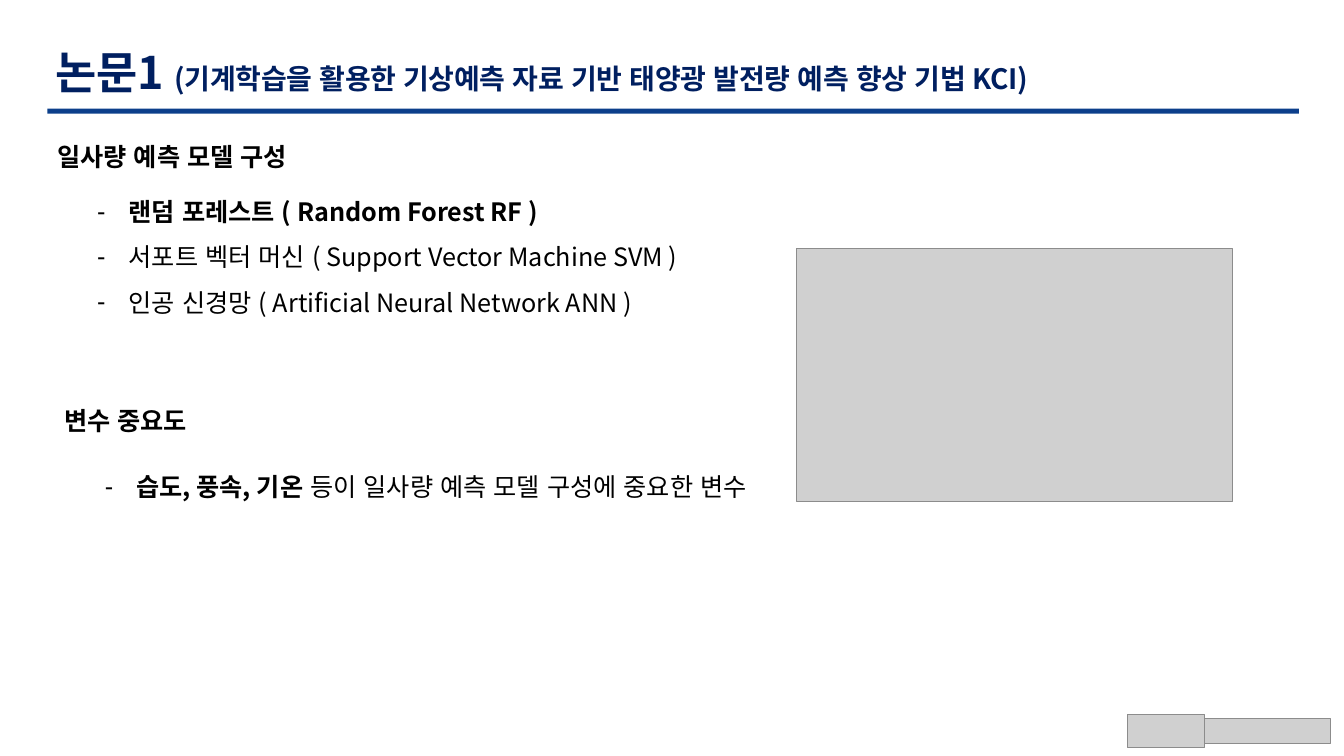
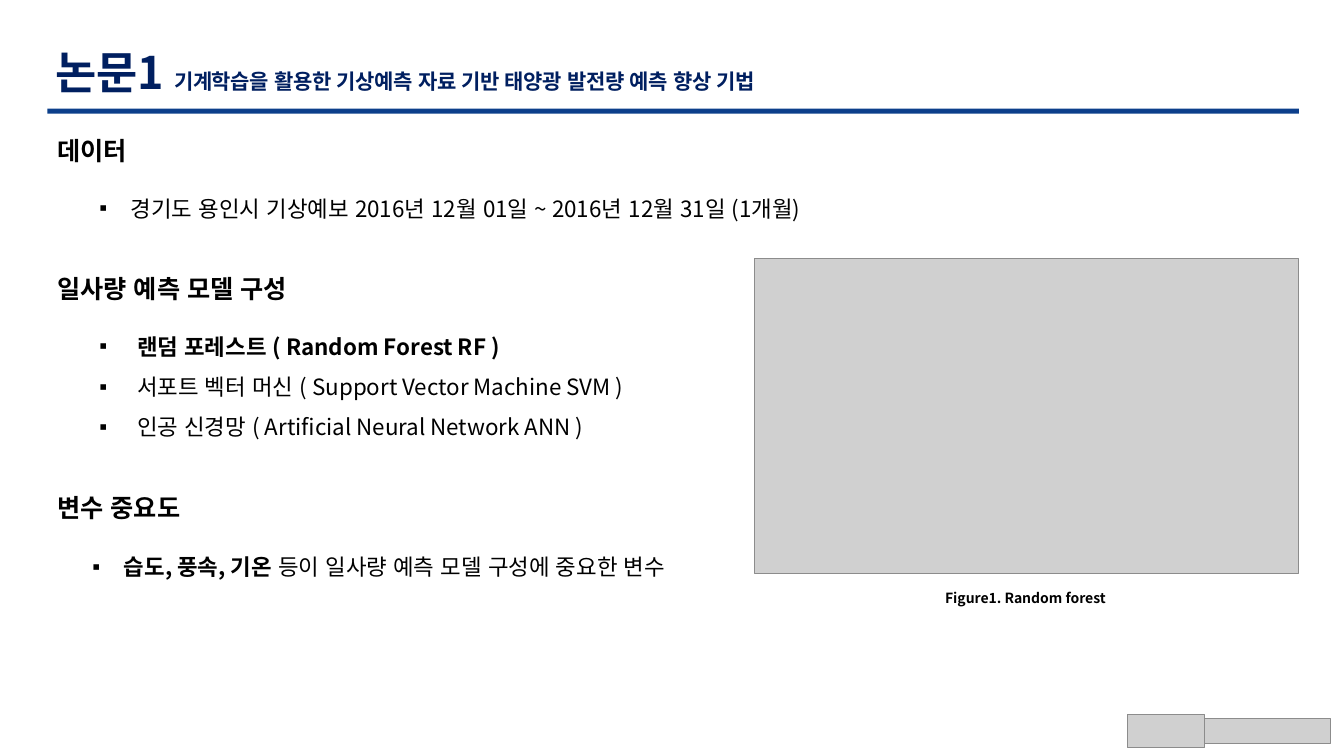
Before and after one commit to TaegyuHan/Solar_radiation_prediction_model, a slide deck: slide 9 of KICS_PT/[KICS] 동향 poster.pptx (slide 8 before the commit). Drawn at 1344x756 pixels with LibreOffice and Linux fonts; fonts in the diff are those of the drawing; grey boxes stand for pictures. Boxes give left, top, right and bottom in pixels: in the first picture for what was removed or moved away, otherwise in the second. Text is boxed around its words. In the diff, an @@ line names an element or a change of style, - is before the commit and + after.

```diff
--- a/KICS_PT/[KICS] 동향 poster.pptx
+++ b/KICS_PT/[KICS] 동향 poster.pptx
@@ text at box(56, 52, 755, 93): text changed; size 20 to 15 pt @@
-논문1 (기계학습을 활용한 기상예측 자료 기반 태양광 발전량 예측 향상 기법 KCI)
+논문1 기계학습을 활용한 기상예측 자료 기반 태양광 발전량 예측 향상 기법
@@ text added at box(57, 139, 127, 163), 18 pt, text #000000, bold @@
+데이터
@@ text added at box(131, 198, 801, 222), 16 pt, text #000000 @@
+▪ 경기도 용인시 기상예보 2016년 12월 01일 ~ 2016년 12월 31일 (1개월)
@@ text "일사량 예측 모델 구성": place and size @@
-text "일사량 예측 모델 구성" at box(57, 145, 287, 169)
+text "일사량 예측 모델 구성" at box(57, 277, 287, 301)
@@ picture: place and size @@
-picture at box(798, 249, 1234, 501)
+picture at box(755, 258, 1300, 573)
@@ text "랜덤 포레스트 ( Random Forest ..." at box(137, 336, 610, 437): size 18 to 16 pt; bullet - to ▪ @@
@@ text "랜덤 포레스트 ( Random Forest ...": place and size @@
-text "랜덤 포레스트 ( Random Forest ..." at box(129, 200, 663, 314)
+text "랜덤 포레스트 ( Random Forest ..." at box(137, 336, 610, 437)
@@ text "변수 중요도": place and size @@
-text "변수 중요도" at box(64, 409, 188, 433)
+text "변수 중요도" at box(57, 496, 181, 520)
@@ text "습도, 풍속, 기온 등이 일사량 ...": place and size @@
-text "습도, 풍속, 기온 등이 일사량 ..." at box(136, 475, 746, 502)
+text "습도, 풍속, 기온 등이 일사량 ..." at box(124, 556, 665, 580)
@@ text "습도, 풍속, 기온 등이 일사량 ..." at box(124, 556, 665, 580): size 18 to 16 pt; bullet - to ▪ @@
@@ text added at box(945, 591, 1106, 607), 10 pt, text #000000, bold @@
+Figure1. Random forest
```
Also in this commit, not shown: 14 other slides changed, 1 slide added, 1 other file.
